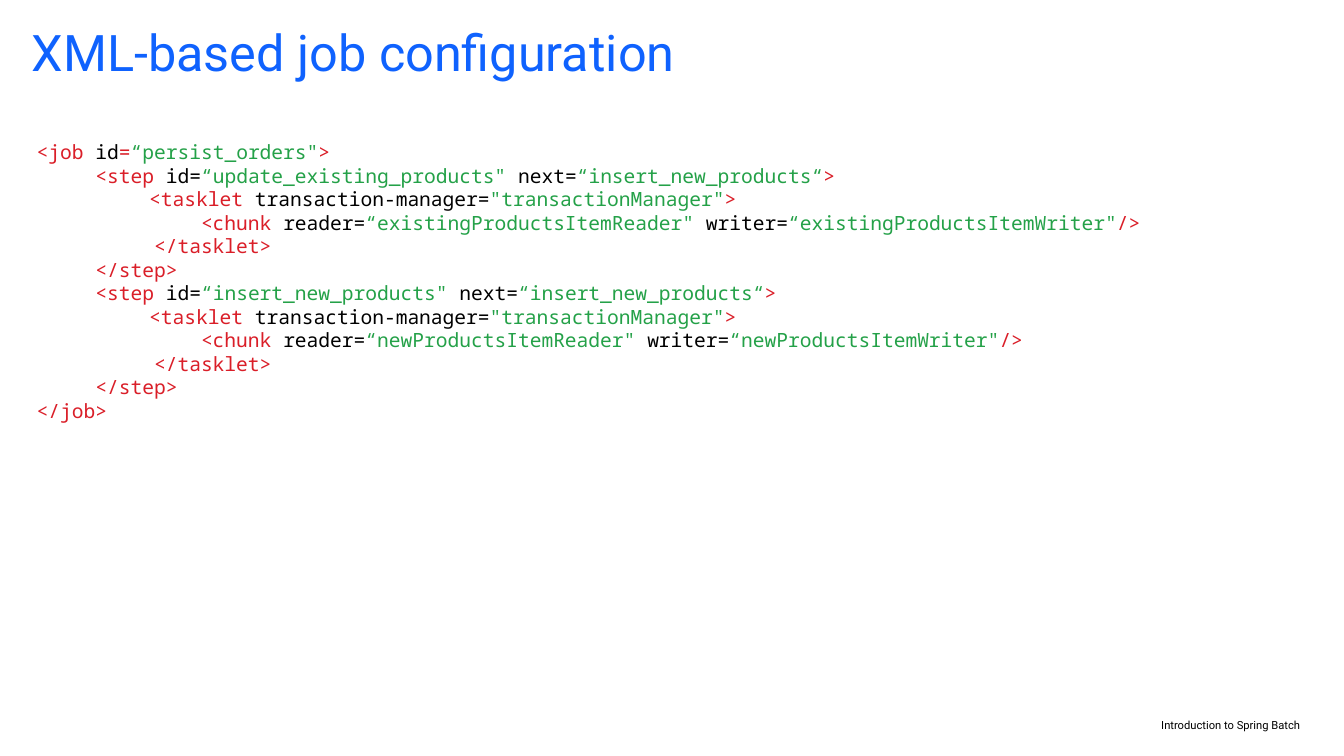
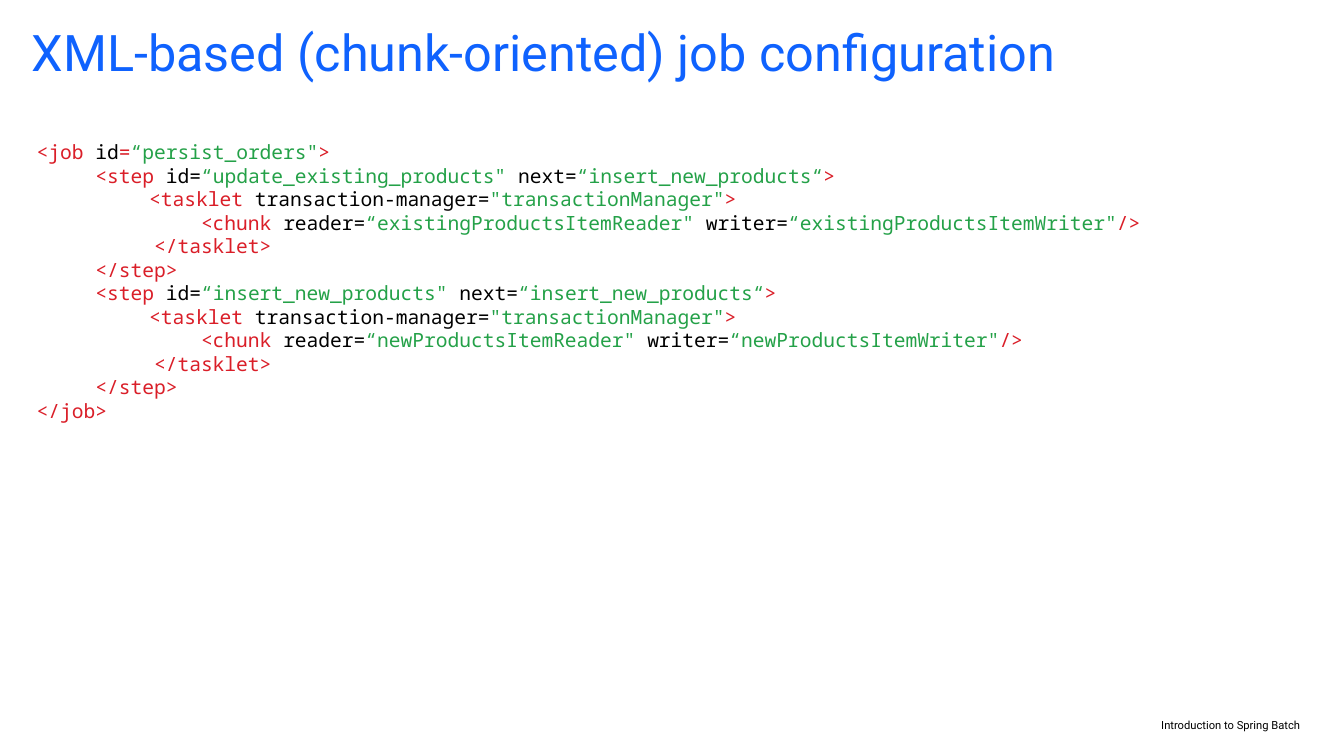
Before and after one commit to mateasmario/docs, a slide deck: slide 14 of Introduction to Spring Batch.pptx (slide 13 before the commit). Drawn at 1344x756 pixels with LibreOffice and Linux fonts; fonts in the diff are those of the drawing; background and template pictures are left out. Boxes give left, top, right and bottom in pixels: in the first picture for what was removed or moved away, otherwise in the second. Text is boxed around its words. In the diff, an @@ line names an element or a change of style, - is before the commit and + after.

```diff
--- a/Introduction to Spring Batch.pptx
+++ b/Introduction to Spring Batch.pptx
@@ title at <box>32,31,1055,83</box>: text changed @@
-XML-based job configuration
+XML-based (chunk-oriented) job configuration
```
Also in this commit, not shown: 4 other slides changed, 6 slides added, 2 slides removed.
